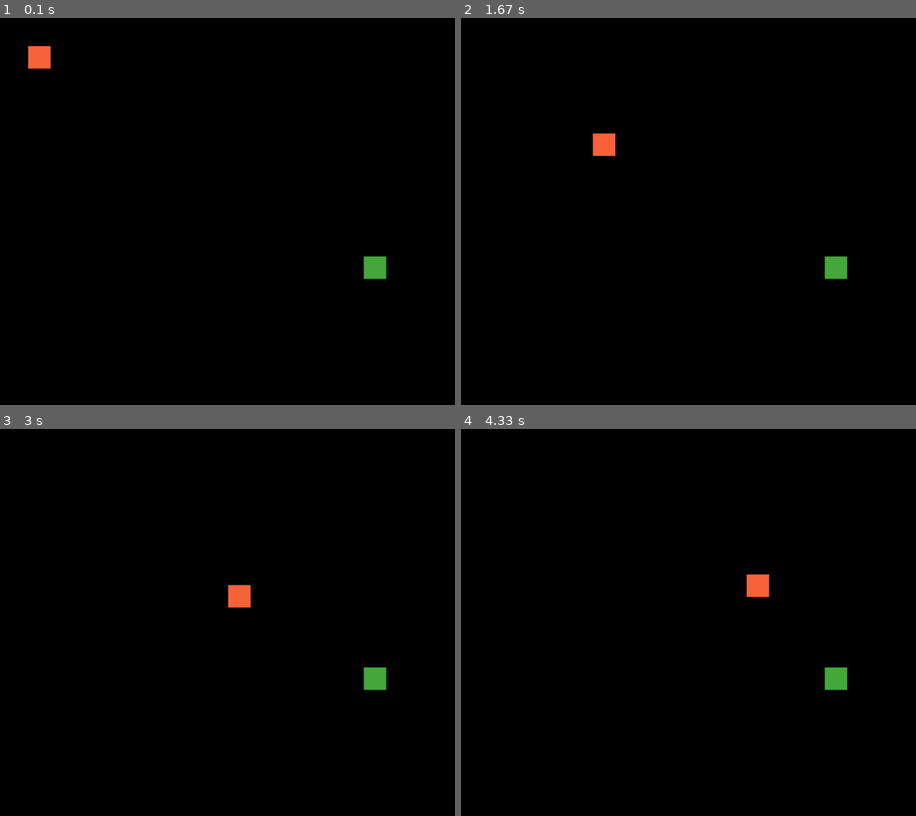
Above: before the commit, frames 1-4 (two rows, left to right).
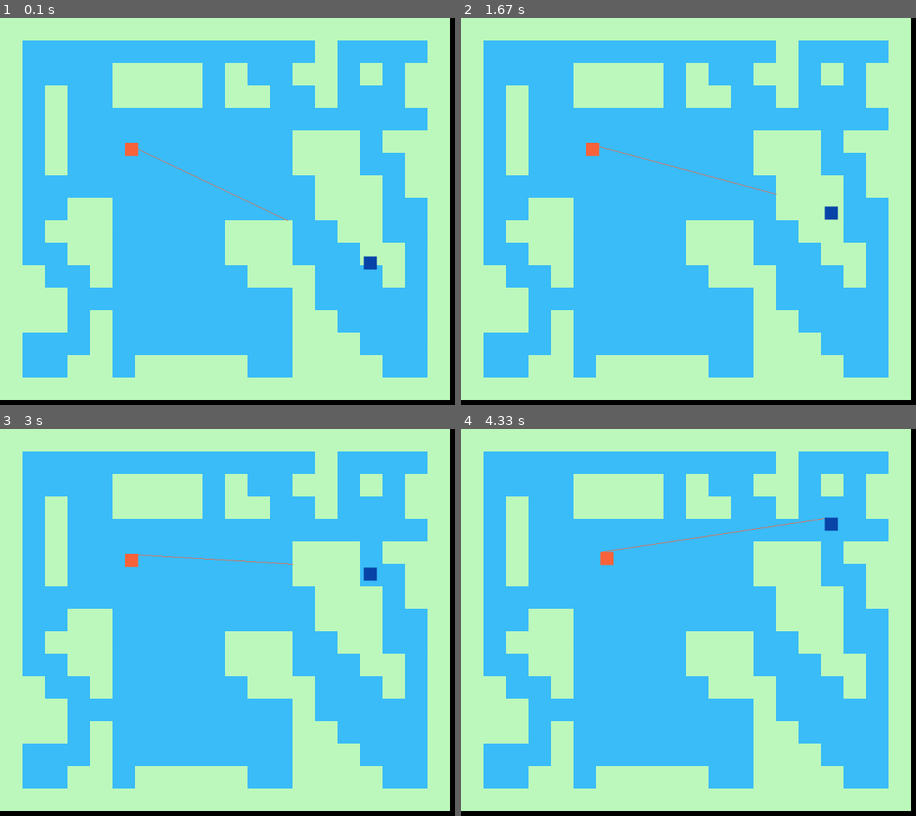
Above: after the commit, the same moments.

Repository: h4sski-programming/pygame_game01
Game: pygame game, started from main.py
Two runs of this game, one before a commit and one after it. Both use one fixed random seed, a clock stepped at 60 frames per second and the inputs below.
Inputs:
- Up to frame 1 (0.1 s): no input
- Up to frame 2 (1.67 s): tap W at 0.33 s
- Up to frame 3 (3 s): no input
- Up to frame 4 (4.33 s): no input

The runs differ from the first frame. In frame 1, 98% of the frame differs, in the area x 0-99%, y 0-99%; in frame 2, 98%; in frame 3, 98%; in frame 4, 98%.

Commit message:
start implementing raycast

Diff:
--- a/enemy.py
+++ b/enemy.py
@@ -3,29 +3,50 @@
 
 from settings import *
 from player import Player
+from sprite_custom import SpriteMovable, SpriteDrawable
+from tile_map import TileMap
 
 
-class Enemy(pygame.sprite.Sprite):
+class Enemy(SpriteMovable, SpriteDrawable):
     def __init__(self) -> None:
-        self.x = TILE_SIZE
-        self.y = TILE_SIZE
+        super().__init__(x=200, y=200, velocity=50, width=TILE_SIZE * 0.6, height=TILE_SIZE * 0.6, color=ENEMY_COLOR)
 
         self.color = ENEMY_COLOR
-        self.velocity = 2
 
-        self.image = pygame.Surface((TILE_SIZE, TILE_SIZE))
-        self.image.fill(ENEMY_COLOR)
+        self.image = pygame.Surface((self.width, self.height))
+        self.image.fill(self.color)
         self.rect = self.image.get_rect(center=(self.x, self.y))
 
-    def update(self, player: Player):
+    def update(self, dt: float, player: Player, tilemap: TileMap):
+        if self.raycast(player, tilemap):
+            self.move_towards((player.x, player.y), dt=dt)
+
+
+    def raycast(self, player: Player, tilemap: TileMap) -> bool:
         dx = player.x - self.x
         dy = player.y - self.y
-        rrr = math.sqrt(dx**2 + dy**2)
-        self.x += self.velocity * math.sin(player.x/rrr)
-        self.y += self.velocity * math.cos(player.y/rrr)
-        # self.x += self.velocity * math.cos(player.x/self.x)
-        # self.y += self.velocity * math.sin(player.y/self.y)
 
+        distance = math.sqrt(dx**2 + dy**2)
 
-    def draw(self, surface: pygame.Surface) -> None:
-        surface.blit(self.image, (self.x, self.y))
+        dx /= distance
+        dy /= distance
+
+        x_current = self.x
+        y_current = self.y
+
+        answer = True
+        for _ in range(int(distance)):
+            tile_x = int(x_current // TILE_SIZE)
+            tile_y = int(y_current // TILE_SIZE)
+
+            if tilemap.map_grid[tile_y][tile_x] == 0:
+                answer = False
+                break
+
+            x_current += dx
+            y_current += dy
+        self.raycast_end_pos = [x_current, y_current]
+        return answer
+
+    def draw_raycast(self, surface: pygame.Surface) -> None:
+        pygame.draw.line(surface, self.color, (self.x, self.y), self.raycast_end_pos)
--- a/main.py
+++ b/main.py
@@ -3,21 +3,23 @@
 from settings import *
 from player import Player
 from enemy import Enemy
+from tile_map import TileMap
 
 
 class Game():
     def __init__(self) -> None:
         pygame.init()
         self.clock = pygame.time.Clock()
-        self.window = pygame.display.set_mode(RESOLUTION)
+        self.dt: float = 0
+        self.window: pygame.Surface = pygame.display.set_mode(RESOLUTION)
         pygame.display.set_caption('Pygame @ h4sski')
 
         self.is_running: bool
         self.screen = pygame.Surface(RESOLUTION)
-        # self.dt: float
 
         self.player = Player()
         self.enemy = Enemy()
+        self.tile_map = TileMap()
 
 
     def events(self) -> None:
@@ -25,19 +27,34 @@
             if event.type == pygame.QUIT:
                 self.is_running = False
 
+            if event.type == pygame.KEYDOWN:
+                keys = pygame.key.get_pressed()
+                if keys[pygame.K_w]:
+                    self.player.move_up = True
+
+        # keys = pygame.key.get_pressed()
+        # if keys[pygame.K_w]:
+        #     self.player.move_up = True
+
+
 
     def update(self) -> None:
-        self.player.update()
-        self.enemy.update(self.player)
+        # self.player.update(self.dt)
+        self.enemy.update(self.dt, self.player, self.tile_map)
+        self.player.update(self.dt)
 
 
     def draw(self) -> None:
         self.window.fill(0)
+        self.screen.fill(0)
 
-        self.enemy.draw(self.window)
-        self.player.draw(self.window)
+        self.tile_map.draw(self.screen)
+        self.enemy.draw(self.screen)
+        self.player.draw(self.screen)
 
+        self.enemy.draw_raycast(self.screen)
 
+        self.window.blit(self.screen, (0, 0))
         pygame.display.flip()
 
 
@@ -47,7 +64,9 @@
             self.events()
             self.update()
             self.draw()
-            self.clock.tick(FPS)
+            self.dt = self.clock.tick() /1000
+            ### debug purpose
+            # print(self.dt)
         pygame.quit()
 
 
--- a/player.py
+++ b/player.py
@@ -1,19 +1,25 @@
 import pygame
 
 from settings import *
+from sprite_custom import SpriteDrawable
 
 
-class Player(pygame.sprite.Sprite):
+class Player(SpriteDrawable):
     def __init__(self) -> None:
-        super().__init__()
+        super().__init__(
+            x = RESOLUTION[0]/2 - TILE_SIZE/2,
+            y = RESOLUTION[1]/2 - TILE_SIZE/2,
+            width = TILE_SIZE * 0.6,
+            height = TILE_SIZE * 0.6,
+            color = PLAYER_COLOR
+        )
 
-        self.x = RESOLUTION[0]/2
-        self.y = RESOLUTION[1]/2
-        self.color = PLAYER_COLOR
+        self.move_up: bool = False
+        self.move_down: bool = False
+        self.move_left: bool = False
+        self.move_right: bool = False
 
-        self.image = pygame.Surface((TILE_SIZE, TILE_SIZE))
-        # self.image.fill('green')
-        self.rect = self.image.get_rect(center=(self.x, self.y))
-
-    def draw(self, surface: pygame.Surface) -> None:
-        pygame.draw.rect(surface, self.color, self.rect)
+    def update(self, dt: float) -> None:
+        super().update(self)
+        if self.move_up:
+            self.y -= 1
--- /dev/null
+++ b/raycast.py
@@ -0,0 +1,7 @@
+import math
+import pygame
+
+
+
+def can_see_player():
+    pass
--- a/settings.py
+++ b/settings.py
@@ -3,5 +3,6 @@
 
 TILE_SIZE = 36
 
-PLAYER_COLOR = (70, 170, 60)
+PLAYER_COLOR = (10, 70, 170)
 ENEMY_COLOR = (250, 100, 60)
+TILE_COLOR = (30, 80, 20)
--- /dev/null
+++ b/sprite_custom.py
@@ -0,0 +1,38 @@
+import pygame
+import math
+
+
+
+class SpriteBase(pygame.sprite.Sprite):
+    def __init__(self, x: float, y: float, **kwargs) -> None:
+        self.x: int = x
+        self.y: int = y
+
+
+class SpriteMovable(SpriteBase):
+    def __init__(self, x: float, y: float, velocity: float, **kwargs) -> None:
+        super().__init__(x=x, y=y, **kwargs)
+        self.velocity: float = velocity
+        self.move: bool = False
+
+    def move_towards(self, destination: tuple, dt: float) -> None:
+        dx = destination[0] - self.x
+        dy = destination[1] - self.y
+        distance = math.sqrt(dx**2 + dy**2)
+        self.x += self.velocity * dx/distance * dt
+        self.y += self.velocity * dy/distance * dt
+
+
+
+class SpriteDrawable(SpriteBase):
+    def __init__(self, x: float, y: float, width:float, height:float, color: tuple, **kwargs) -> None:
+        super().__init__(x=x, y=y, **kwargs)
+        self.width = width
+        self.height = height
+        self.color = color
+        self.image = pygame.Surface((self.width, self.height))
+        self.image.fill(self.color)
+        self.rect = self.image.get_rect(center=(self.x, self.y))
+
+    def draw(self, surface: pygame.Surface) -> None:
+        surface.blit(self.image, (self.x, self.y))
--- /dev/null
+++ b/tile_map.py
@@ -0,0 +1,82 @@
+import pygame
+
+from settings import *
+
+
+map_01 = [
+    [0, 0, 0, 0, 0, 0, 0, 0, 0, 0, 0, 0, 0, 0, 0, 0, 0, 0, 0, 0],
+    [0, 1, 1, 1, 1, 1, 1, 1, 1, 1, 1, 1, 1, 1, 0, 1, 1, 1, 1, 0],
+    [0, 1, 1, 1, 1, 0, 0, 0, 0, 1, 0, 1, 1, 0, 0, 1, 0, 1, 0, 0],
+    [0, 1, 0, 1, 1, 0, 0, 0, 0, 1, 0, 0, 1, 1, 0, 1, 1, 1, 0, 0],
+    [0, 1, 0, 1, 1, 1, 1, 1, 1, 1, 1, 1, 1, 1, 1, 1, 1, 1, 1, 0],
+    [0, 1, 0, 1, 1, 1, 1, 1, 1, 1, 1, 1, 1, 0, 0, 0, 1, 0, 0, 0],
+    [0, 1, 0, 1, 1, 1, 1, 1, 1, 1, 1, 1, 1, 0, 0, 0, 1, 1, 0, 0],
+    [0, 1, 1, 1, 1, 1, 1, 1, 1, 1, 1, 1, 1, 1, 0, 0, 0, 1, 0, 0],
+    [0, 1, 1, 0, 0, 1, 1, 1, 1, 1, 1, 1, 1, 1, 0, 0, 0, 1, 1, 0],
+    [0, 1, 0, 0, 0, 1, 1, 1, 1, 1, 0, 0, 0, 1, 1, 0, 0, 1, 1, 0],
+    [0, 1, 1, 0, 0, 1, 1, 1, 1, 1, 0, 0, 0, 1, 1, 1, 0, 0, 1, 0],
+    [0, 0, 1, 1, 0, 1, 1, 1, 1, 1, 1, 0, 0, 0, 1, 1, 1, 0, 1, 0],
+    [0, 0, 0, 1, 1, 1, 1, 1, 1, 1, 1, 1, 1, 0, 1, 1, 1, 1, 1, 0],
+    [0, 0, 0, 1, 0, 1, 1, 1, 1, 1, 1, 1, 1, 0, 0, 1, 1, 1, 1, 0],
+    [0, 1, 1, 1, 0, 1, 1, 1, 1, 1, 1, 1, 1, 0, 0, 0, 1, 1, 1, 0],
+    [0, 1, 1, 0, 0, 1, 0, 0, 0, 0, 0, 1, 1, 0, 0, 0, 0, 1, 1, 0],
+    [0, 0, 0, 0, 0, 0, 0, 0, 0, 0, 0, 0, 0, 0, 0, 0, 0, 0, 0, 0],
+]
+
+class TileMap(pygame.Surface):
+    def __init__(self) -> None:
+        super().__init__(RESOLUTION)
+
+        self.tiles: list = []
+        self.generate_map()
+        self.draw_tiles()
+        self.map_grid = map_01
+
+    def draw(self, surface: pygame.Surface) -> None:
+        surface.blit(self, (0, 0))
+        # surface.blit(self, (-100, -20))
+
+    def draw_tiles(self) -> None:
+        for tile in self.tiles:
+            tile.draw(self)
+
+    def generate_map(self) -> None:
+        for row in range(len(map_01)):
+            for col in range(len(map_01[0])):
+                if map_01[row][col] == 0:
+                    self.tiles.append(Tile00(x=col, y=row))
+                else:
+                    self.tiles.append(Tile01(x=col, y=row))
+
+
+class Tile(pygame.Surface):
+    def __init__(self, x: int, y: int, color: tuple, width: int = TILE_SIZE, height: int = TILE_SIZE) -> None:
+        # temporary width and height related to resolution
+        # width = RESOLUTION[0] // len(map_01[0])
+        # height = RESOLUTION[1] // len(map_01)
+
+        # super().__init__((width, height))
+        super().__init__((width, height))       ## debug purpouse
+
+        self.x: int = x*width
+        self.y: int = y*height
+        self.position = [self.x, self.y]
+        self.image = self
+        self.rect = self.image.get_rect(topleft=(self.x, self.y))
+
+        self.fill(color)
+
+    def draw(self, surface: pygame.Surface):
+        surface.blit(self, (self.x, self.y))
+
+
+
+class Tile00(Tile):
+    def __init__(self, x: int, y: int) -> None:
+        color = (190, 250, 190)
+        super().__init__(x, y, color)
+
+class Tile01(Tile):
+    def __init__(self, x: int, y: int) -> None:
+        color = (60, 190, 250)
+        super().__init__(x, y, color)
